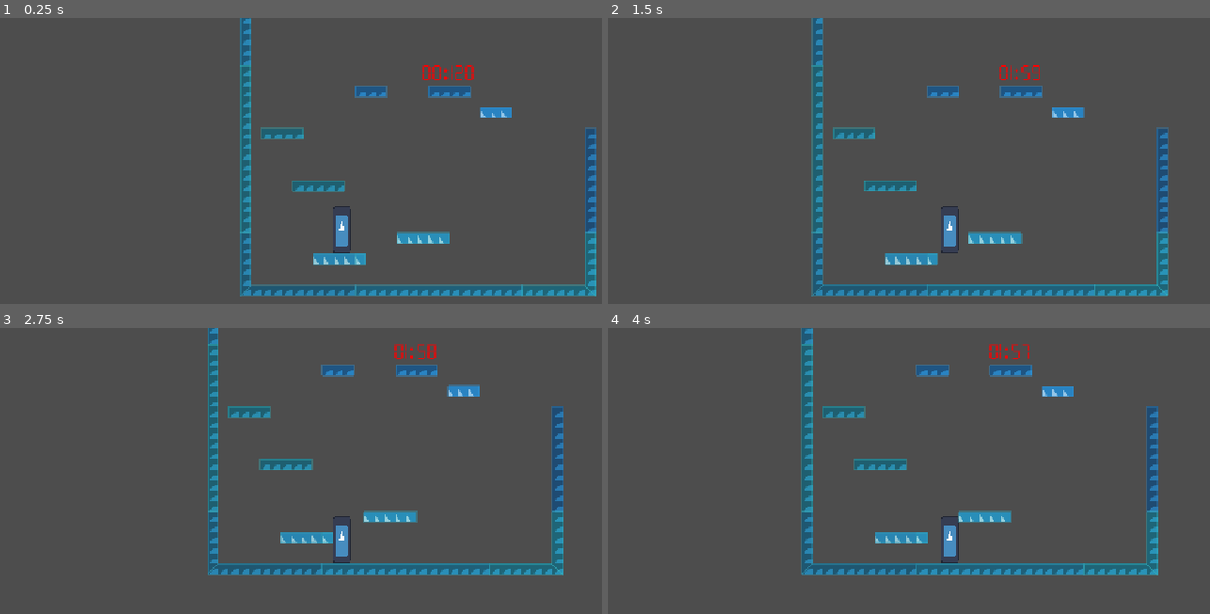
Above: before the commit, frames 1-4 (two rows, left to right).
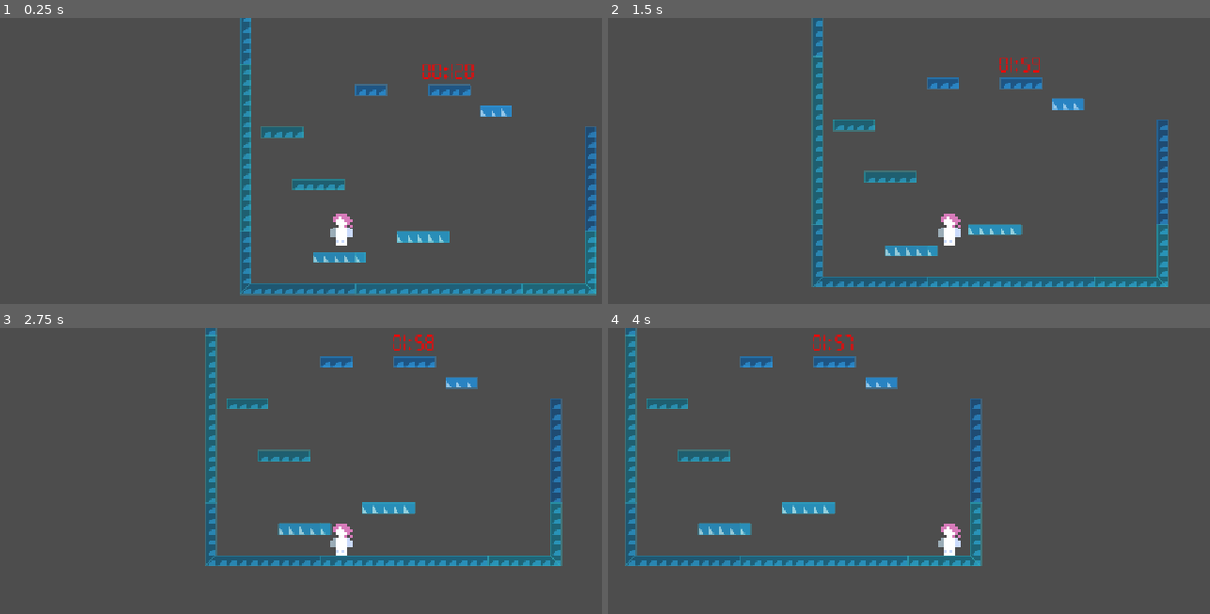
Above: after the commit, the same moments.

Repository: rings-of-saturn/GMTKJam26-Game
Game: Godot game, scene res://scenes/main.tscn
Two runs of this game, one before a commit and one after it. Both use one fixed random seed, a clock stepped at 60 frames per second and the inputs below. The engine's default icon, where the game draws it, is replaced by a stand-in: a white triangle on a blue panel in a dark square.
Inputs:
- Up to frame 1 (0.25 s): no input
- Up to frame 2 (1.5 s): hold Right (player_right) from 0.53 s (still down); tap Space (player_jump) at 0.77 s
- Up to frame 3 (2.75 s): tap Space (player_jump) at 1.52 s; release Right (player_right) at 2.03 s; hold Left (player_left) from 2.03 s (still down)
- Up to frame 4 (4 s): tap Enter at 2.75 s; release Left (player_left) at 2.78 s; hold Right (player_right) from 2.78 s (still down); tap Space (player_jump) at 3.02, 3.77 s

The runs differ from the first frame. In frame 1, 3.5% of the frame differs, in the area x 39-100%, y 0-98%; in frame 2, 8.8%; in frame 3, 10%; in frame 4, 14%, in the area x 2-92%, y 0-87%.

Commit message:
added in player sprites

Diff:
--- a/scenes/main.tscn
+++ b/scenes/main.tscn
@@ -154,6 +154,7 @@
 
 [node name="Player2" parent="." unique_id=465695460 instance=ExtResource("1_0wfyh")]
 position = Vector2(-21, -8)
+scale = Vector2(4, 4)
 JUMP_VELOCITY = 120
 JUMP_HOLD_VELOCITY = 12
 
--- a/scenes/player.tscn
+++ b/scenes/player.tscn
@@ -1,13 +1,99 @@
 [gd_scene format=3 uid="uid://dxyhlc0segtnx"]
 
 [ext_resource type="Script" uid="uid://bnhm0phtwitoq" path="res://scripts/player.gd" id="1_onrkg"]
-[ext_resource type="Texture2D" uid="uid://bi1a140corwcb" path="res://icon.svg" id="2_i3pqv"]
+[ext_resource type="Texture2D" uid="uid://ctgh4fn8kv1oo" path="res://assets/animations/player/player_idle.png" id="2_qhqgy"]
+[ext_resource type="Texture2D" uid="uid://b4joik28uw6ro" path="res://assets/animations/player/player_walk.png" id="3_dqkch"]
 
 [sub_resource type="RectangleShape2D" id="RectangleShape2D_0wfyh"]
-size = Vector2(27, 73)
+size = Vector2(8, 12)
+
+[sub_resource type="AtlasTexture" id="AtlasTexture_qlg0r"]
+atlas = ExtResource("2_qhqgy")
+region = Rect2(0, 0, 8, 12)
+
+[sub_resource type="AtlasTexture" id="AtlasTexture_tuyoq"]
+atlas = ExtResource("2_qhqgy")
+region = Rect2(8, 0, 8, 12)
+
+[sub_resource type="AtlasTexture" id="AtlasTexture_fjrip"]
+atlas = ExtResource("2_qhqgy")
+region = Rect2(16, 0, 8, 12)
+
+[sub_resource type="AtlasTexture" id="AtlasTexture_smehm"]
+atlas = ExtResource("2_qhqgy")
+region = Rect2(24, 0, 8, 12)
+
+[sub_resource type="AtlasTexture" id="AtlasTexture_ur7pv"]
+atlas = ExtResource("2_qhqgy")
+region = Rect2(32, 0, 8, 12)
+
+[sub_resource type="AtlasTexture" id="AtlasTexture_y4r1p"]
+atlas = ExtResource("2_qhqgy")
+region = Rect2(40, 0, 8, 12)
+
+[sub_resource type="AtlasTexture" id="AtlasTexture_d2wvv"]
+atlas = ExtResource("3_dqkch")
+region = Rect2(0, 0, 8, 12)
+
+[sub_resource type="AtlasTexture" id="AtlasTexture_3v2ag"]
+atlas = ExtResource("3_dqkch")
+region = Rect2(8, 0, 8, 12)
+
+[sub_resource type="AtlasTexture" id="AtlasTexture_jej6c"]
+atlas = ExtResource("3_dqkch")
+region = Rect2(16, 0, 8, 12)
+
+[sub_resource type="AtlasTexture" id="AtlasTexture_f1ej7"]
+atlas = ExtResource("3_dqkch")
+region = Rect2(24, 0, 8, 12)
+
+[sub_resource type="SpriteFrames" id="SpriteFrames_enspi"]
+animations = [{
+"frames": [{
+"duration": 1.0,
+"texture": SubResource("AtlasTexture_qlg0r")
+}, {
+"duration": 1.0,
+"texture": SubResource("AtlasTexture_tuyoq")
+}, {
+"duration": 1.0,
+"texture": SubResource("AtlasTexture_fjrip")
+}, {
+"duration": 1.0,
+"texture": SubResource("AtlasTexture_smehm")
+}, {
+"duration": 1.0,
+"texture": SubResource("AtlasTexture_ur7pv")
+}, {
+"duration": 1.0,
+"texture": SubResource("AtlasTexture_y4r1p")
+}],
+"loop": 1,
+"name": &"idle",
+"speed": 5.0
+}, {
+"frames": [{
+"duration": 1.0,
+"texture": SubResource("AtlasTexture_d2wvv")
+}, {
+"duration": 1.0,
+"texture": SubResource("AtlasTexture_3v2ag")
+}, {
+"duration": 1.0,
+"texture": SubResource("AtlasTexture_jej6c")
+}, {
+"duration": 1.0,
+"texture": SubResource("AtlasTexture_f1ej7")
+}],
+"loop": 1,
+"name": &"walk",
+"speed": 5.0
+}]
 
 [node name="Player" type="CharacterBody2D" unique_id=465695460]
 script = ExtResource("1_onrkg")
+JUMP_VELOCITY = 2000
+JUMP_HOLD_VELOCITY = 240
 GRAVITY = 400
 DOWN_PRESS_MULT = 0.05
 FALL_TIME_MULT = 8
@@ -15,13 +101,13 @@
 WALK_TIME_MAX = 2.0
 metadata/_edit_group_ = true
 
-[node name="Sprite2D" type="Sprite2D" parent="." unique_id=598931284]
-position = Vector2(0.5, 0.50000095)
-scale = Vector2(0.2109375, 0.5703125)
-texture = ExtResource("2_i3pqv")
-
 [node name="Camera2D" type="Camera2D" parent="." unique_id=1538076048]
 
 [node name="CollisionShape2D" type="CollisionShape2D" parent="." unique_id=877902241]
-position = Vector2(0.5, 0.5)
 shape = SubResource("RectangleShape2D_0wfyh")
+
+[node name="AnimatedSprite2D" type="AnimatedSprite2D" parent="." unique_id=357497187]
+texture_filter = 1
+sprite_frames = SubResource("SpriteFrames_enspi")
+animation = &"walk"
+frame_progress = 0.44248343
Binary file added: assets/animations/player/player_idle.png
Not shown, added: assets/animations/player/player_idle.png.import
Binary file added: assets/animations/player/player_walk.png
Not shown, added: assets/animations/player/player_walk.png.import
